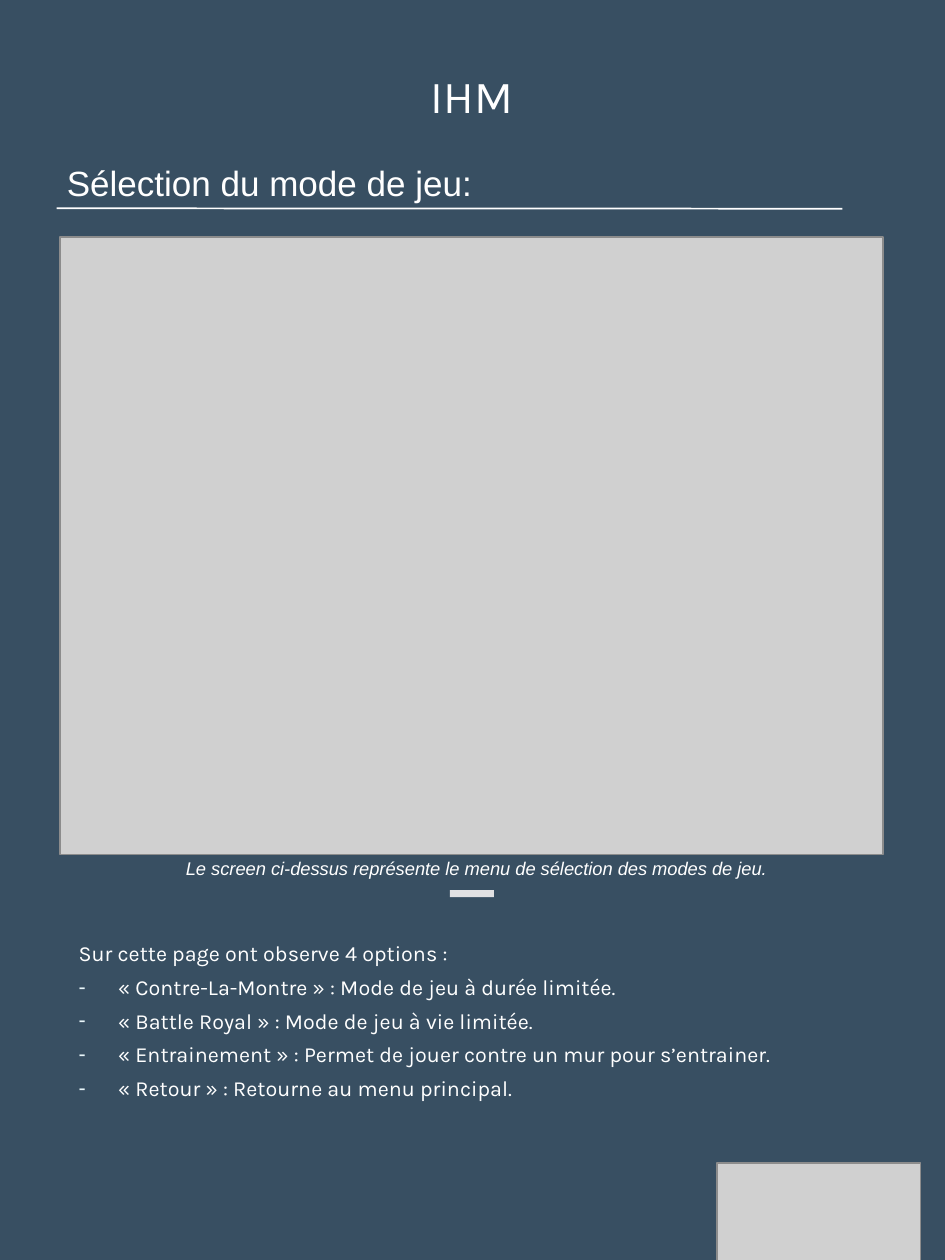
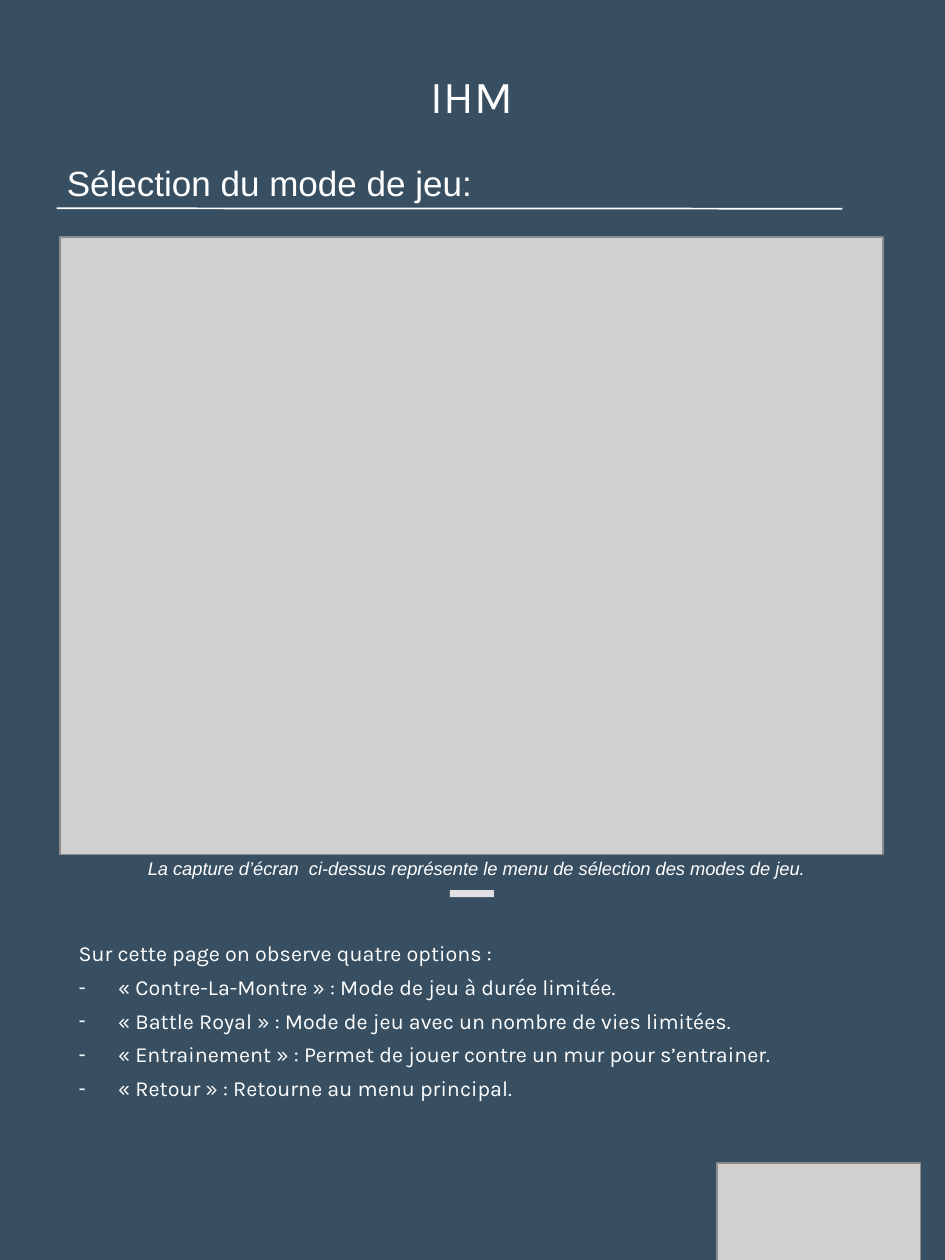
Before and after one commit to Loicpln/Projet_Algo_N2, a slide deck: slide 12 of Elements de presentation/Soutenance finale.pptx. Drawn at 945x1260 pixels with LibreOffice and Linux fonts; fonts in the diff are those of the drawing; grey boxes stand for pictures. Boxes give left, top, right and bottom in pixels: in the first picture for what was removed or moved away, otherwise in the second. Text is boxed around its words. In the diff, an @@ line names an element or a change of style, - is before the commit and + after.

```diff
--- a/Elements de presentation/Soutenance finale.pptx
+++ b/Elements de presentation/Soutenance finale.pptx
@@ text at [148,861,804,879]: text changed @@
-Le screen ci-dessus représente le menu de sélection des modes de jeu.
+La capture d’écran ci-dessus représente le menu de sélection des modes de jeu.
@@ text at [79,946,482,967]: text changed @@
-Sur cette page ont observe 4 options :
+Sur cette page on observe quatre options :
@@ text at [135,1012,731,1035]: text changed @@
-– « Battle Royal » : Mode de jeu à vie limitée.
+– « Battle Royal » : Mode de jeu avec un nombre de vies limitées.
```
Also in this commit, not shown: 9 other slides changed, 1 other file.
